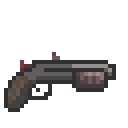
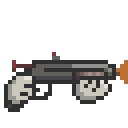
Layer changes from the first 128 x 128 image to the second:
added group "Grupo 3" with 1 layers in group "Mesa de trabajo 1" over <box>116,60,128,84</box>
added layer "Capa 12" in group "Grupo 3" over <box>116,60,128,84</box>
added layer "Capa 13" in group "Grupo 1 copia 2" over <box>72,76,112,104</box>
showed "Capa 9", painted on it over <box>4,72,112,108</box>
hid "Capa 10 copia" (2nd of 2, in "Mesa de trabajo 1" › "Grupo 1 copia 2" › "Grupo 1") over <box>4,60,112,108</box>
showed group "Grupo 2" (2 layers) over <box>4,60,128,108</box>
painted on "Capa 10" over <box>116,60,128,84</box>
